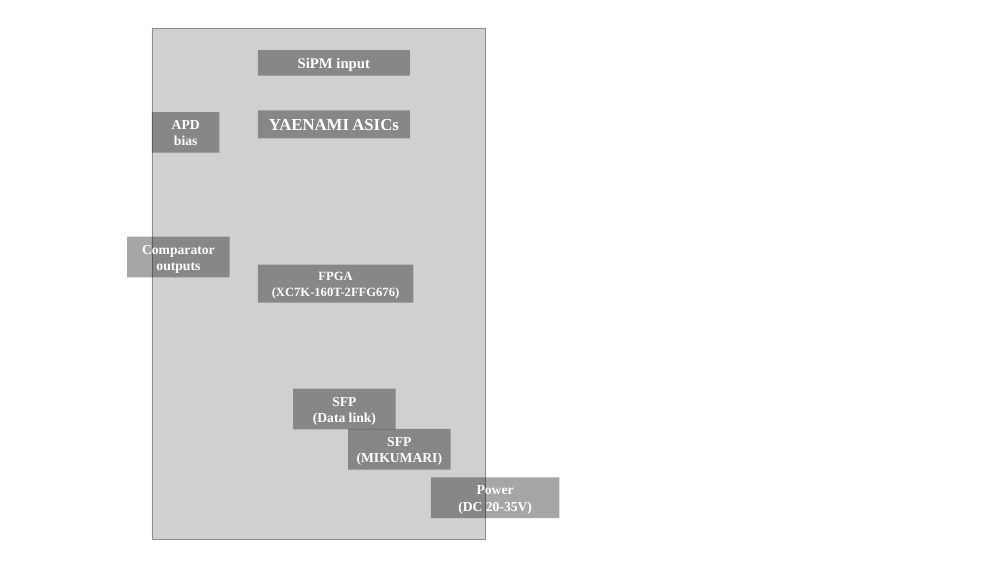
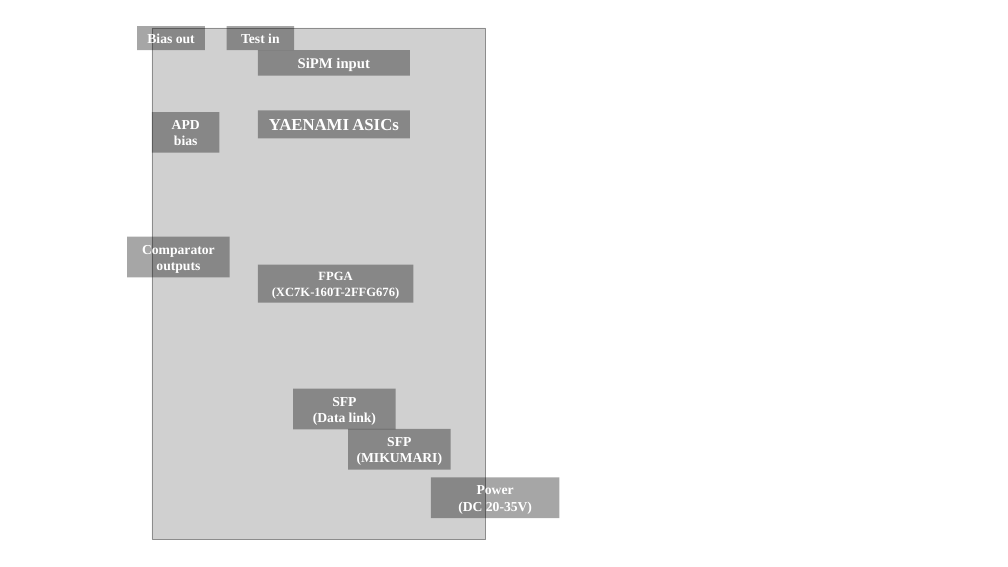
Before and after one commit to yokazakig-2/ug-rayraw, a slide deck: slide 1 of figures/figg.pptx. Drawn at 1008x567 pixels with LibreOffice and Linux fonts; fonts in the diff are those of the drawing; grey boxes stand for pictures. Boxes give left, top, right and bottom in pixels: in the first picture for what was removed or moved away, otherwise in the second. Text is boxed around its words. In the diff, an @@ line names an element or a change of style, - is before the commit and + after.

```diff
--- a/figures/figg.pptx
+++ b/figures/figg.pptx
@@ rectangle added at [138,26,205,50], fill #000000 at 35% opacity, 13 pt, text #FFFFFF, bold @@
+Bias out
@@ rectangle added at [227,26,294,50], fill #000000 at 35% opacity, 13 pt, text #FFFFFF, bold @@
+Test in
```
Also in this commit, not shown: 11 other files.
